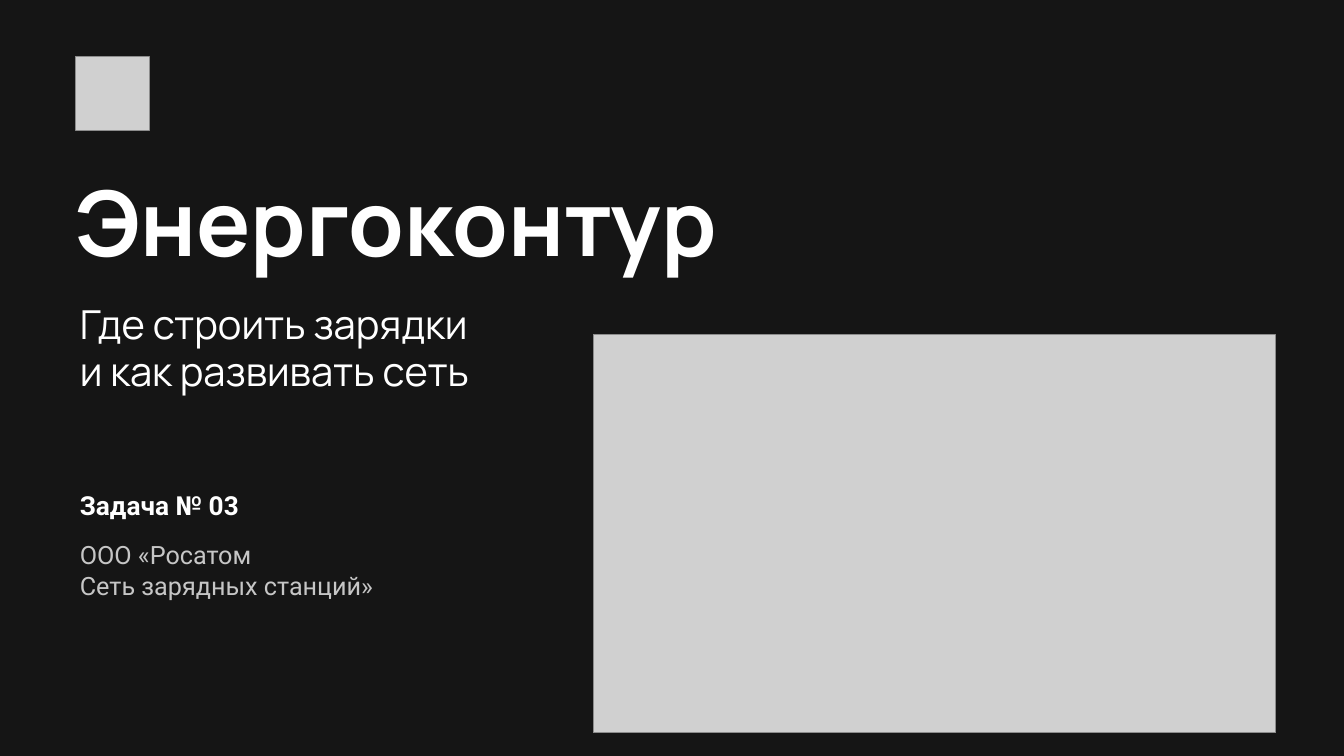
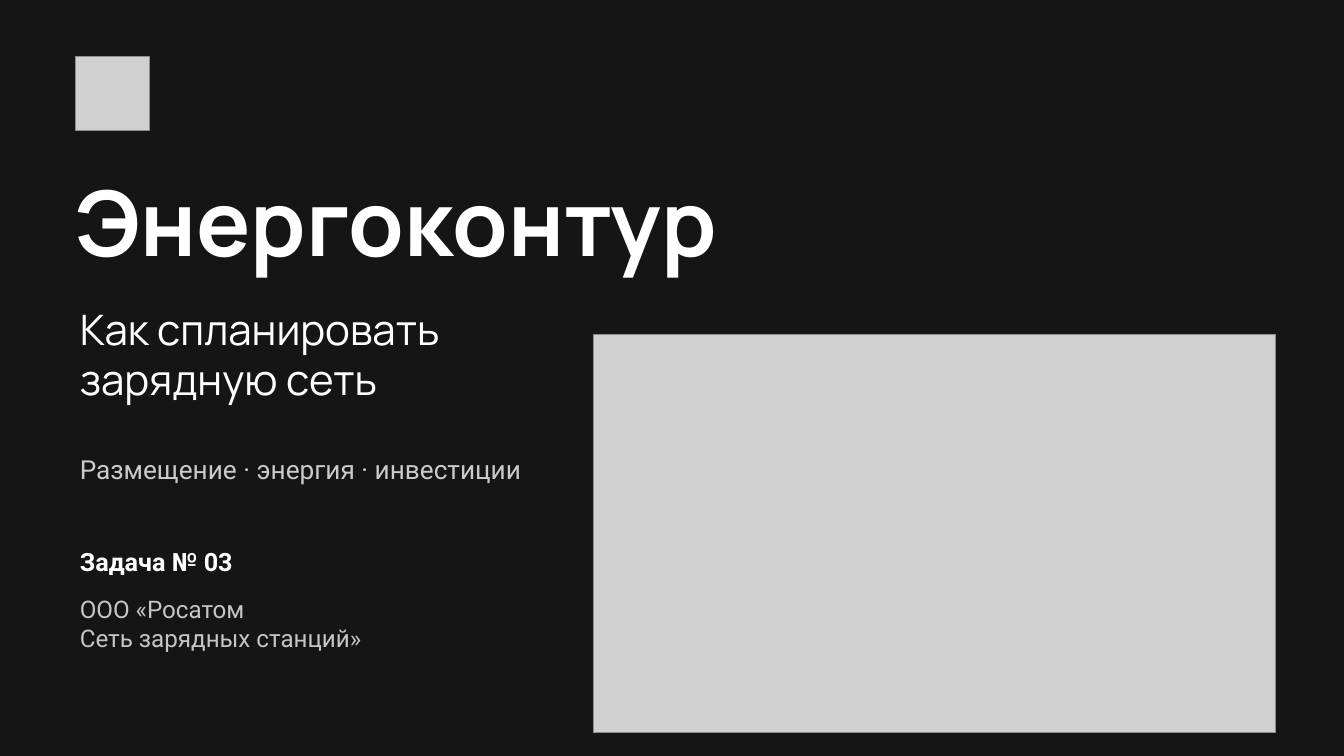
Before and after one commit to Elmar006/energy_web, a slide deck: slide 1 of docs/commission/submission/Энергоконтур_решение_задачи.pptx. Drawn at 1344x756 pixels with LibreOffice and Linux fonts; fonts in the diff are those of the drawing; grey boxes stand for pictures. Boxes give left, top, right and bottom in pixels: in the first picture for what was removed or moved away, otherwise in the second. Text is boxed around its words. In the diff, an @@ line names an element or a change of style, - is before the commit and + after.

```diff
--- a/docs/commission/submission/Энергоконтур_решение_задачи.pptx
+++ b/docs/commission/submission/Энергоконтур_решение_задачи.pptx
@@ text at (80, 314, 439, 405): text changed; size 28.5 to 30 pt @@
-Где строить зарядки
-и как развивать сеть
+Как спланировать
+зарядную сеть
@@ text added at (80, 460, 521, 485), 18.8 pt, text #CBCBCB @@
+Размещение · энергия · инвестиции
@@ text "Задача № 03": place and size @@
-text "Задача № 03" at (80, 496, 239, 519)
+text "Задача № 03" at (80, 553, 233, 575)
@@ text "Задача № 03" at (80, 553, 233, 575): size 18.8 to 18 pt @@
@@ text "ООО «Росатом": place and size @@
-text "ООО «Росатом" at (80, 546, 373, 600)
+text "ООО «Росатом" at (80, 600, 361, 652)
@@ text "ООО «Росатом" at (80, 600, 361, 652): size 18 to 17.2 pt @@
```
Also in this commit, not shown: 11 slides added, 11 slides removed, 10 other files.
